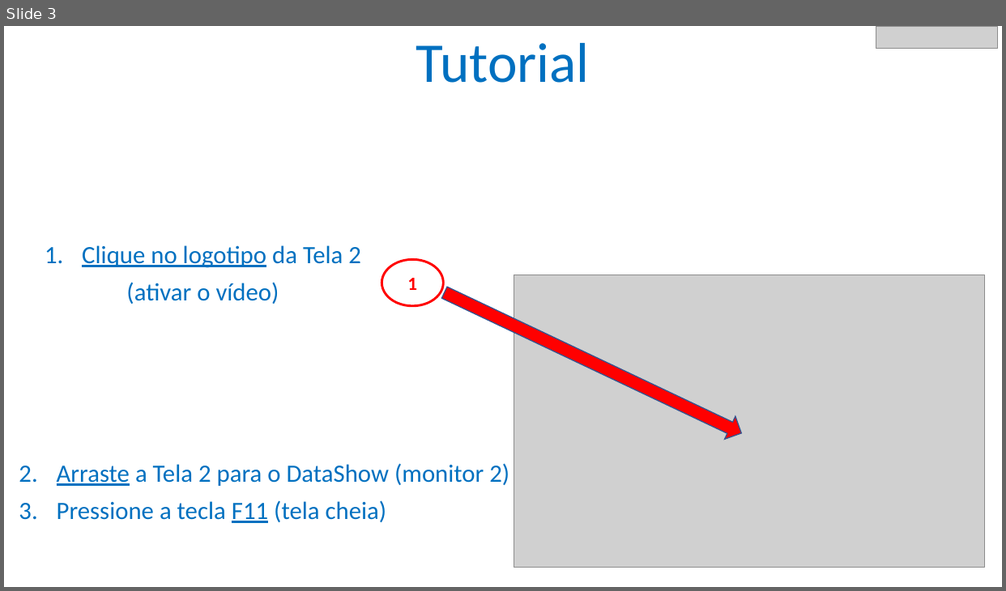
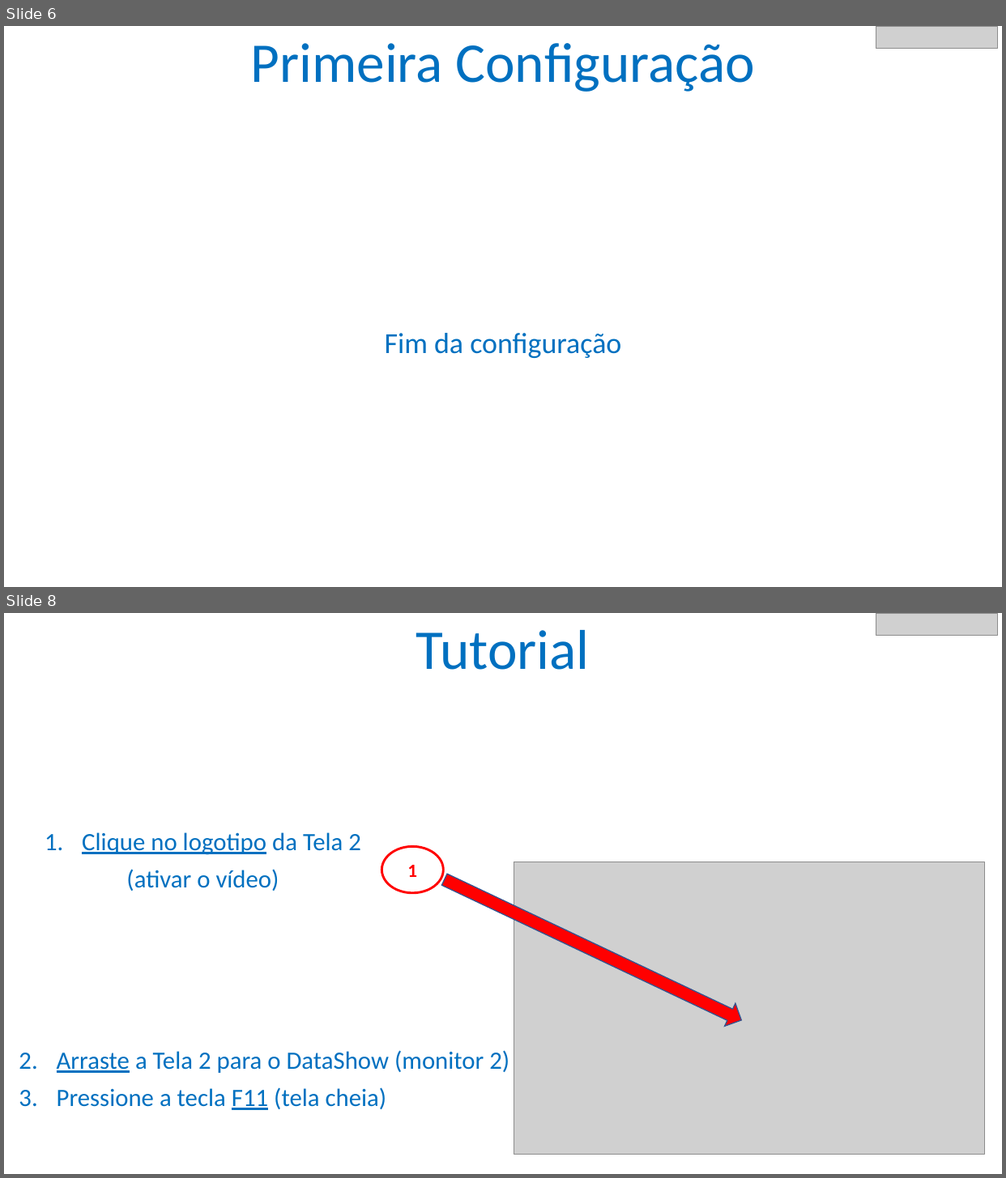
Before and after one commit to datashowcloud/datashow, a slide deck: help/help.pptx. Shown one above the other, each under a label of ours: slide 3 before the commit, slides 6 and 8 after it; the slides between them are not shown. The pictures are 1006x591 and 1006x1178 pixels, drawn with LibreOffice and Linux fonts; fonts in the diff are those of the drawing; grey boxes stand for pictures. Boxes give left, top, right and bottom in pixels: in the first picture for what was removed or moved away, otherwise in the second. Text is boxed around its words. In the diff, an @@ line names an element or a change of style, - is before the commit and + after.

```diff
--- a/help/help.pptx
+++ b/help/help.pptx
@@ slide 6 added at bbox=[4, 26, 1002, 587], background #FFFFFF @@
@@ title added at bbox=[251, 43, 755, 92], 54 pt, text #0070C0 @@
+Primeira Configuração
@@ picture added at bbox=[876, 27, 998, 49] @@
@@ text added at bbox=[385, 333, 621, 358], 28 pt, text #0070C0 @@
+Fim da configuração
@@ what was slide 3 is now slide 8 @@
```
Also in this commit, not shown: 3 slides changed, 6 other slides added, 2 other files.
